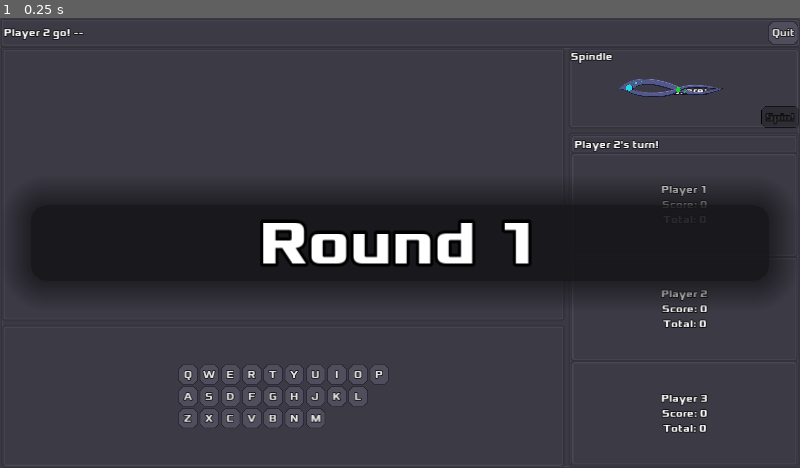
Above: before the commit, frame 1.
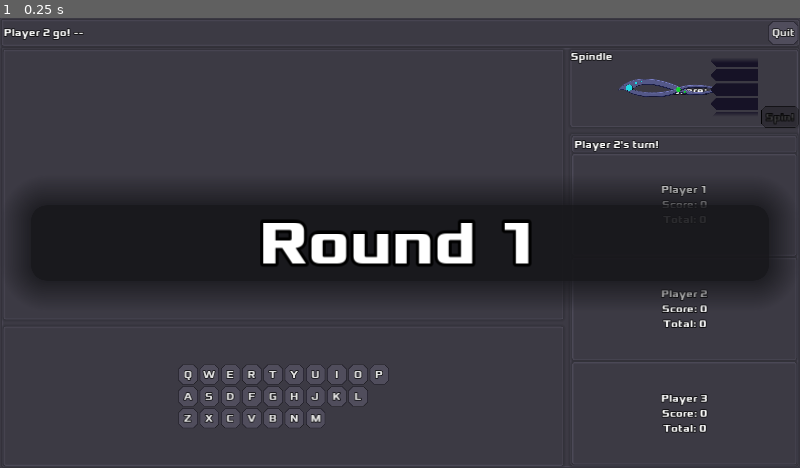
Above: after the commit, the same moment.

Repository: zacryol/spindle-of-serendipity
Game: Godot game, scene res://game/GamePanel.tscn
Same seed, same stepped clock (60 frames per second), same inputs: the game is played once before the commit and once after it. This scene is started directly instead of the project's main scene.
Inputs:
- Up to frame 1 (0.25 s): no input

The runs differ from the first frame. In frame 1, 0.5% of the frame differs, in the area x 88-95%, y 9-22%.
Error in both runs: Division By Zero in operator '%'. (res://system/singletons/EntryManager.gd:72)

Commit message:
Added visuals for scrolling Spindle score values

Diff:
--- a/godot/game/components/Spindle.tscn
+++ b/godot/game/components/Spindle.tscn
@@ -34,6 +34,17 @@
 "update": 0,
 "values": [ Vector2( 33, 46 ), Vector2( 75, 46 ) ]
 }
+
+[sub_resource type="StyleBoxFlat" id=3]
+bg_color = Color( 0.0862745, 0.0705882, 0.14902, 1 )
+corner_radius_top_left = 9
+corner_radius_bottom_left = 9
+corner_detail = 1
+
+[sub_resource type="StyleBoxFlat" id=4]
+bg_color = Color( 0.235294, 0.227451, 0.266667, 1 )
+shadow_color = Color( 0.235294, 0.227451, 0.266667, 1 )
+shadow_size = 9
 
 [node name="Spindle" type="Control"]
 anchor_right = 1.0
@@ -96,4 +107,90 @@
 [node name="AnimationPlayer" type="AnimationPlayer" parent="."]
 anims/Back = SubResource( 1 )
 anims/Forward = SubResource( 2 )
+
+[node name="Control" type="Control" parent="."]
+margin_left = 224.0
+margin_top = 5.0
+margin_right = 299.0
+margin_bottom = 120.0
+rect_clip_content = true
+__meta__ = {
+"_edit_use_anchors_": false
+}
+
+[node name="ColorRect" type="ColorRect" parent="Control"]
+visible = false
+anchor_right = 1.0
+anchor_bottom = 1.0
+
+[node name="VBoxContainer" type="VBoxContainer" parent="Control"]
+anchor_right = 1.0
+anchor_bottom = 1.0
+margin_top = -20.0
+margin_bottom = 22.0
+__meta__ = {
+"_edit_use_anchors_": false
+}
+
+[node name="Panel" type="Panel" parent="Control/VBoxContainer"]
+margin_right = 75.0
+margin_bottom = 19.0
+size_flags_vertical = 3
+custom_styles/panel = SubResource( 3 )
+
+[node name="Panel2" type="Panel" parent="Control/VBoxContainer"]
+margin_top = 23.0
+margin_right = 75.0
+margin_bottom = 42.0
+size_flags_vertical = 3
+custom_styles/panel = SubResource( 3 )
+
+[node name="Panel3" type="Panel" parent="Control/VBoxContainer"]
+margin_top = 46.0
+margin_right = 75.0
+margin_bottom = 65.0
+size_flags_vertical = 3
+custom_styles/panel = SubResource( 3 )
+
+[node name="Panel4" type="Panel" parent="Control/VBoxContainer"]
+margin_top = 69.0
+margin_right = 75.0
+margin_bottom = 88.0
+size_flags_vertical = 3
+custom_styles/panel = SubResource( 3 )
+
+[node name="Panel5" type="Panel" parent="Control/VBoxContainer"]
+margin_top = 92.0
+margin_right = 75.0
+margin_bottom = 111.0
+size_flags_vertical = 3
+custom_styles/panel = SubResource( 3 )
+
+[node name="Panel6" type="Panel" parent="Control/VBoxContainer"]
+margin_top = 115.0
+margin_right = 75.0
+margin_bottom = 134.0
+size_flags_vertical = 3
+custom_styles/panel = SubResource( 3 )
+
+[node name="Panel7" type="Panel" parent="Control/VBoxContainer"]
+margin_top = 138.0
+margin_right = 75.0
+margin_bottom = 157.0
+size_flags_vertical = 3
+custom_styles/panel = SubResource( 3 )
+
+[node name="Panel" type="Panel" parent="Control"]
+margin_left = -29.0
+margin_top = -28.6818
+margin_right = 104.0
+margin_bottom = 7.31821
+custom_styles/panel = SubResource( 4 )
+
+[node name="Panel2" type="Panel" parent="Control"]
+margin_left = -25.6364
+margin_top = 102.078
+margin_right = 107.364
+margin_bottom = 138.078
+custom_styles/panel = SubResource( 4 )
 [connection signal="pressed" from="Button" to="." method="_on_Button_pressed"]
Not shown: 1 places in godot/game/components/Spindle.tscn that only renumber resources
